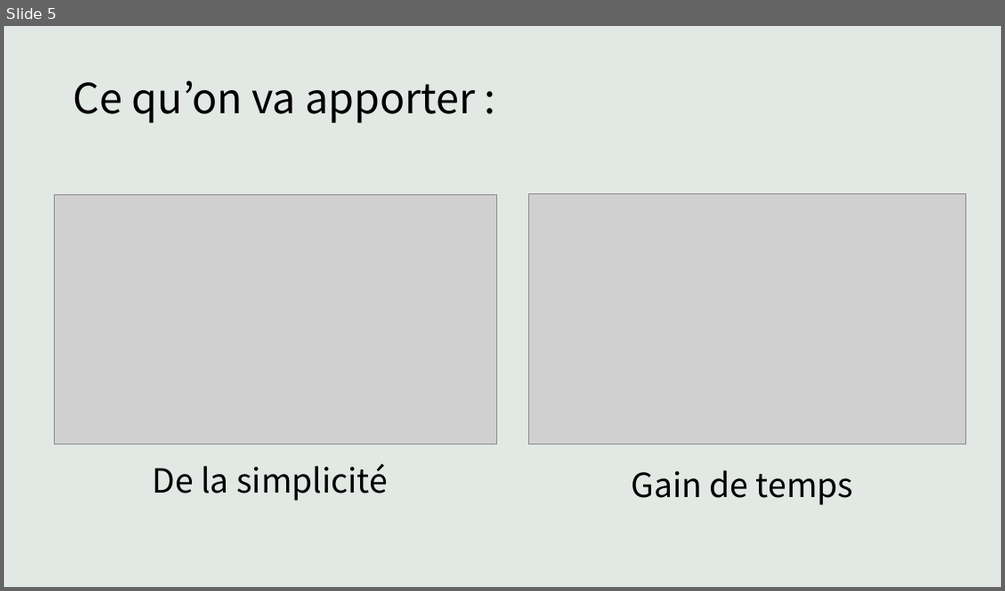
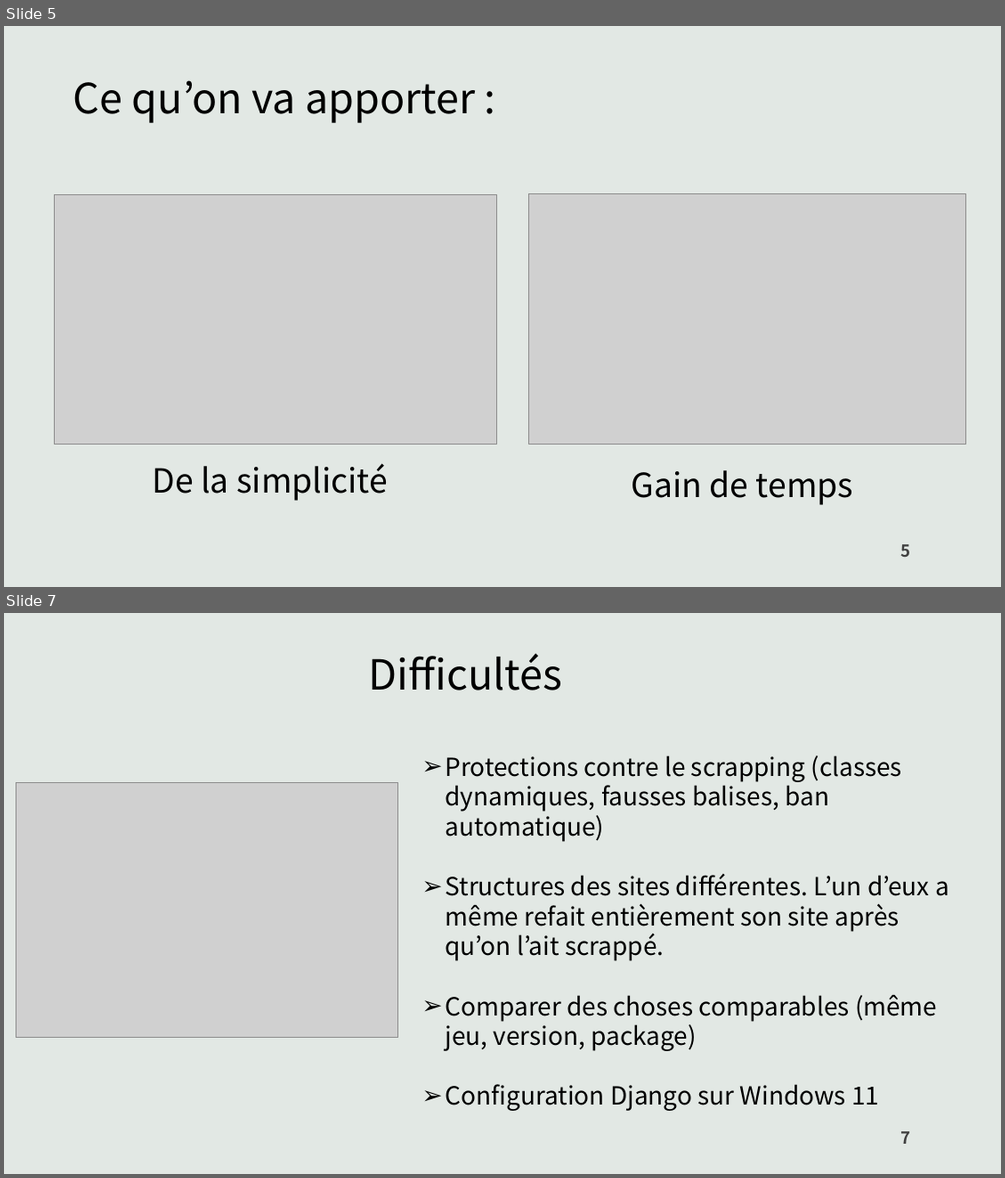
Before and after one commit to Pierre-Portfolio/GamesComparator, a slide deck: Rapport/webscrapping.pptx. Shown one above the other, each under a label of ours: slide 5 before the commit, slides 5 and 7 after it; the slides between them are not shown. The pictures are 1005x591 and 1005x1178 pixels, drawn with LibreOffice and Linux fonts; fonts in the diff are those of the drawing; grey boxes stand for pictures. Boxes give left, top, right and bottom in pixels: in the first picture for what was removed or moved away, otherwise in the second. Text is boxed around its words. In the diff, an @@ line names an element or a change of style, - is before the commit and + after.

```diff
--- a/Rapport/webscrapping.pptx
+++ b/Rapport/webscrapping.pptx
@@ slide 7 added at (4, 613, 1001, 1174), background #E2E8E4 @@
@@ text added at (369, 653, 562, 690), 40 pt, text #000000 @@
+Difficultés
@@ text added at (445, 755, 949, 1111), 24 pt, text #000000 @@
+➢ Protections contre le scrapping (classes dynamiques, fausses balises, ban automatique)
+➢ Structures des sites différentes. L’un d’eux a même refait entièrement son site après qu’on l’ait scrappé.
+➢ Comparer des choses comparables (même jeu, version, package)
+➢ Configuration Django sur Windows 11
@@ picture added at (16, 783, 398, 1038) @@
@@ page number added at (900, 1131, 910, 1143), 16 pt, text #404040, bold @@
+7
@@ slide 5 changed as well @@
@@ page number added at (900, 544, 910, 556), 16 pt, text #404040, bold @@
+5
```
Also in this commit, not shown: 5 other slides changed, 2 other slides added.
